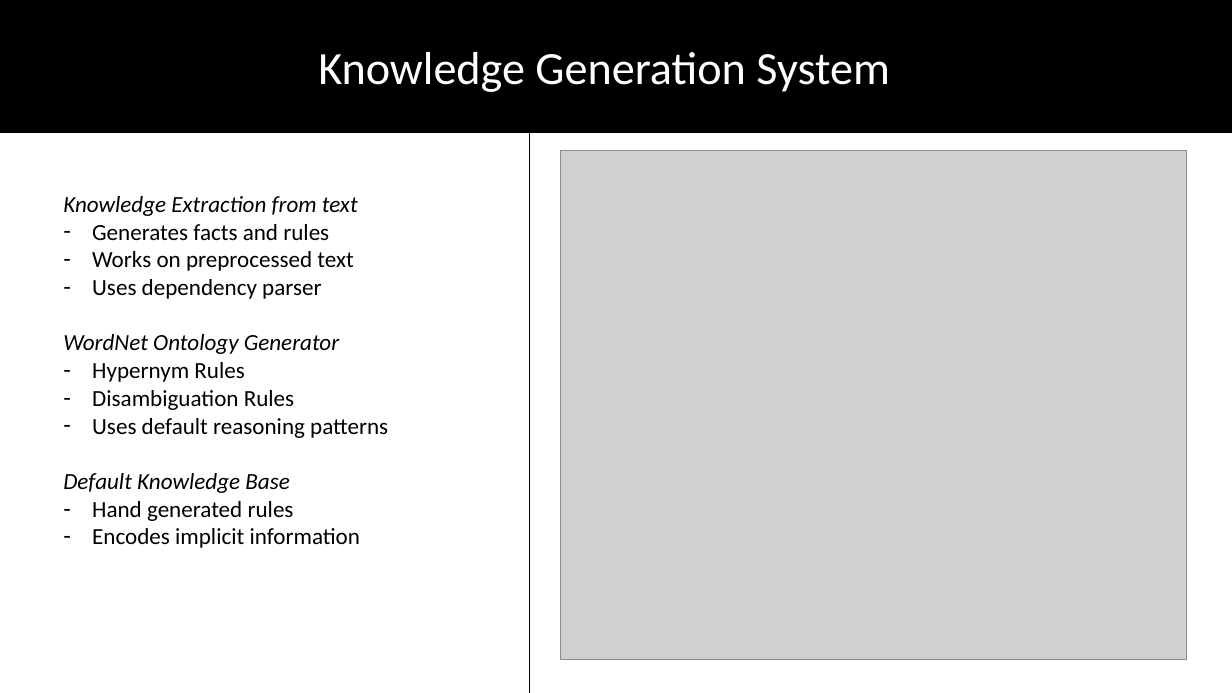
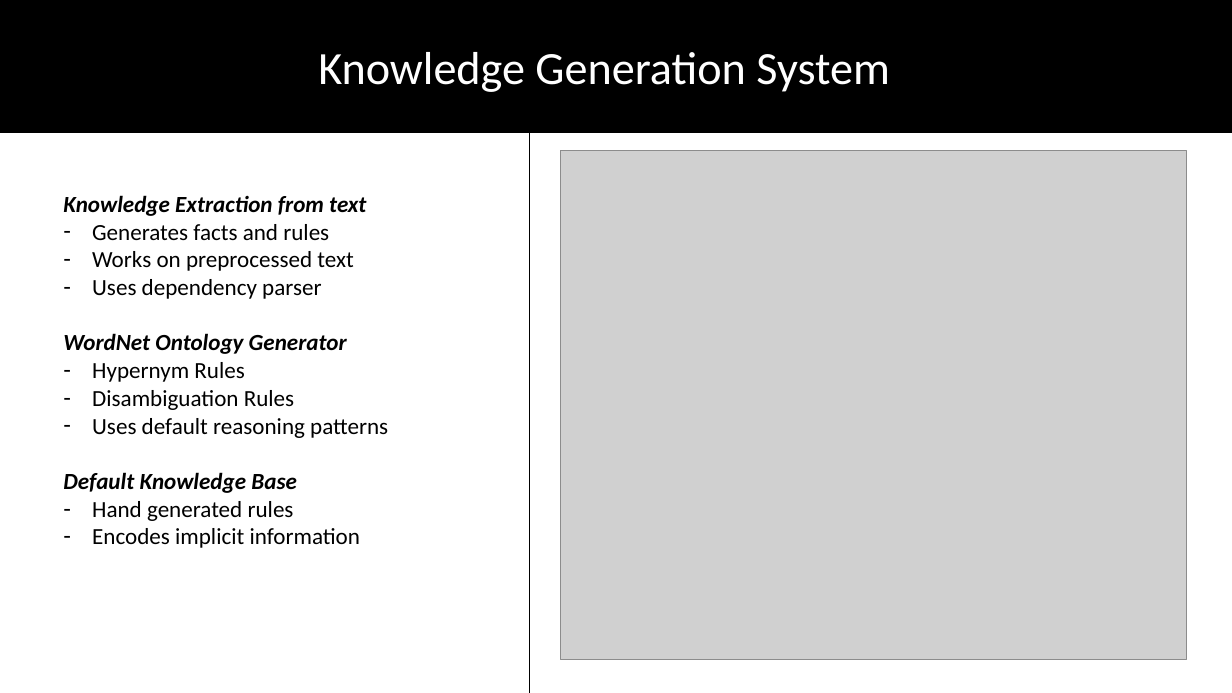
Before and after one commit to DhruvaPendharkar/thesis-project, a slide deck: slide 8 of Notes/ThesisPresentation.pptx. Drawn at 1232x693 pixels with LibreOffice and Linux fonts; fonts in the diff are those of the drawing; grey boxes stand for pictures. Boxes give left, top, right and bottom in pixels: in the first picture for what was removed or moved away, otherwise in the second. Text is boxed around its words. In the diff, an @@ line names an element or a change of style, - is before the commit and + after.

```diff
--- a/Notes/ThesisPresentation.pptx
+++ b/Notes/ThesisPresentation.pptx
@@ text at bbox=[63, 195, 366, 216]: bold on in "Knowledge Extraction from text" @@
@@ text at bbox=[63, 333, 347, 354]: bold on in "WordNet Ontology Generator" @@
@@ text at bbox=[63, 472, 297, 493]: bold on in "Default Knowledge Base" @@
```
Also in this commit, not shown: 4 other slides changed, 8 slides added.
